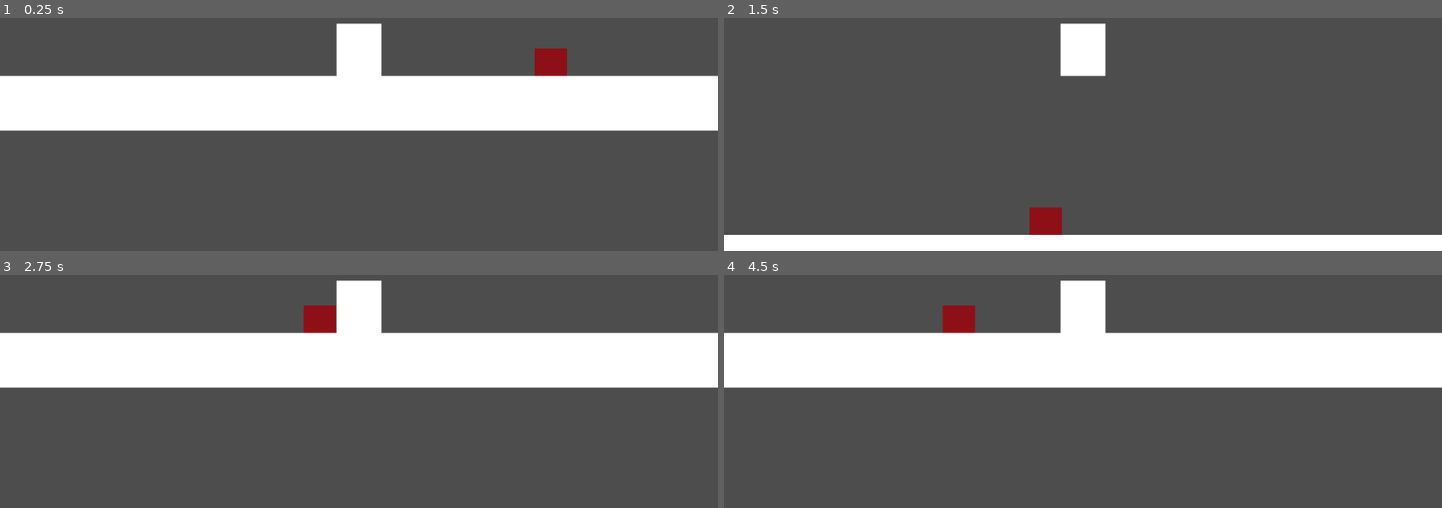
Above: before the commit, frames 1-4 (two rows, left to right).
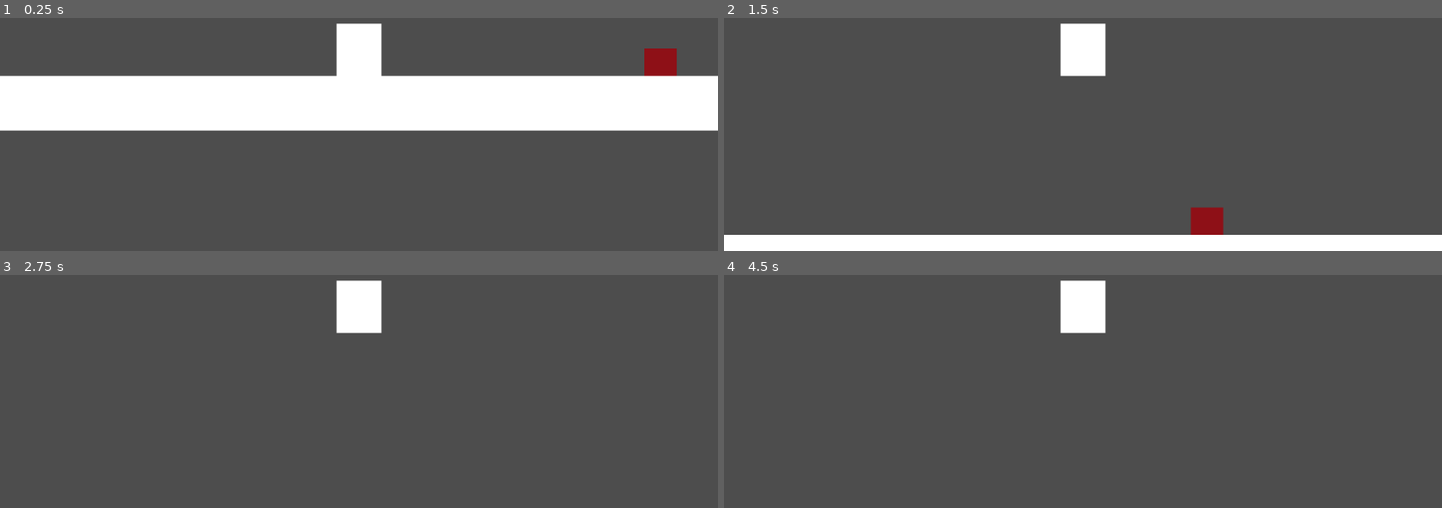
Above: after the commit, the same moments.

Repository: hstone-cell/Haden-Digitech-2026
Game: Godot game, scene res://Scenes/level.tscn
Two runs of this game, one before a commit and one after it. Both use one fixed random seed, a clock stepped at 60 frames per second and the inputs below. The project has no main scene, so this scene is started directly.
Inputs:
- Up to frame 1 (0.25 s): no input
- Up to frame 2 (1.5 s): hold Right (ui_right) from 0.53 s (still down); tap Up (ui_up) at 0.77 s
- Up to frame 3 (2.75 s): tap Up (ui_up) at 1.52 s; release Right (ui_right) at 2.03 s; hold Left (ui_left) from 2.03 s (still down)
- Up to frame 4 (4.5 s): release Left (ui_left) at 2.78 s; hold Right (ui_right) 2.78-4.28 s; tap Up (ui_up) at 3.02, 3.77 s; hold Left (ui_left) from 4.28 s (still down)

The runs differ from the first frame. In frame 1, 1.1% of the frame differs, in the area x 74-95%, y 13-25%; in frame 2, 1.1%; in frame 3, 24%; in frame 4, 24%, in the area x 0-100%, y 13-49%.

Commit message:
Enemy Tracking of Player

Diff:
--- a/no-man's-land/Scenes/enemy.tscn
+++ b/no-man's-land/Scenes/enemy.tscn
@@ -8,9 +8,8 @@
 [sub_resource type="RectangleShape2D" id="RectangleShape2D_hghv2"]
 size = Vector2(54, 46)
 
-[node name="CharacterBody2D" type="CharacterBody2D" unique_id=2146601599 node_paths=PackedStringArray("pivot") groups=["enemy"]]
+[node name="CharacterBody2D" type="CharacterBody2D" unique_id=2146601599 groups=["enemy"]]
 script = ExtResource("1_hghv2")
-pivot = NodePath("Node2D")
 
 [node name="CollisionShape2D" type="CollisionShape2D" parent="." unique_id=1810568997]
 shape = SubResource("RectangleShape2D_ne65n")
--- a/no-man's-land/Scenes/level.tscn
+++ b/no-man's-land/Scenes/level.tscn
@@ -7,10 +7,8 @@
 [sub_resource type="RectangleShape2D" id="RectangleShape2D_5xgho"]
 size = Vector2(4203, 88)
 
-[node name="Node2D" type="Node2D" unique_id=1356729191 node_paths=PackedStringArray("spawn_point")]
+[node name="Node2D" type="Node2D" unique_id=1356729191]
 script = ExtResource("1_6phgx")
-spawn_point = NodePath("Marker2D")
-enemy_scene = ExtResource("1_k5f4k")
 
 [node name="StaticBody2D" type="StaticBody2D" parent="." unique_id=1392472844]
 
@@ -30,12 +28,4 @@
 [node name="Camera2D" type="Camera2D" parent="CharacterBody2D" unique_id=688703981]
 
 [node name="CharacterBody2D2" parent="." unique_id=2146601599 instance=ExtResource("1_k5f4k")]
-position = Vector2(881, 531)
-
-[node name="Timer" type="Timer" parent="." unique_id=818320470]
-wait_time = 5.0
-autostart = true
-
-[node name="Marker2D" type="Marker2D" parent="." unique_id=265097407]
-
-[connection signal="timeout" from="Timer" to="." method="_spawn_enemy"]
+position = Vector2(1042, 510)
--- a/no-man's-land/Scripts/enemy.gd
+++ b/no-man's-land/Scripts/enemy.gd
@@ -3,14 +3,15 @@
 var speed: float = 150
 var JUMP_VELOCITY: = -500
 var gravity: float = 900
+var player: CharacterBody2D
+@export var detection_range: float = 300.0
+@export var stop_distance: float = 60.0
+@export var idle_wait_time: float = 1.5
+var direction
 
-var player: CharacterBody2D
-
-
-
-@export var pivot: Node2D
-
-var direction
+enum State { IDLE, CHASING, SETTLED }
+var state: State = State.IDLE
+var settle_timer: float = 0.0
 
 func _ready() -> void:
 	for node in get_tree().get_nodes_in_group("player"):
@@ -19,24 +20,43 @@
 
 func _physics_process(delta: float) -> void:
 
-
+	_update_enemy(delta)
 
 	if not is_on_floor():
 		velocity.y += gravity * delta
 
 	if is_on_floor():
-		if direction:
+		if direction == 1 or direction == -1:
 			velocity.x = direction * speed
-			if direction != pivot.scale.x:
-				pivot.scale.x = direction
+			if direction != scale.x:
+				scale.x = direction
 
 		else:
 			velocity.x = move_toward(velocity.x, 0, speed)
 
+	move_and_slide()
+
+
+func _update_enemy(delta):
 		var relative_position = player.global_position - global_position
-		if relative_position.x < 0:
-			direction = -1
-		else:
-			direction = 1
+		var distance = relative_position.length()
 
-	move_and_slide()
+		match state:
+			State.IDLE:
+				if distance < detection_range:
+					state = State.CHASING
+
+			State.CHASING:
+				direction = -1 if relative_position.x < 0 else 1
+
+				if distance <= stop_distance:
+					direction = 0
+					state = State.SETTLED
+					settle_timer = idle_wait_time
+			State.SETTLED:
+				direction = 0
+				settle_timer -= delta
+				if settle_timer <= 0.0 and distance > stop_distance:
+					state = State.CHASING
+				if distance >= detection_range:
+					state = State.IDLE
--- a/no-man's-land/Scripts/level.gd
+++ b/no-man's-land/Scripts/level.gd
@@ -1,11 +1 @@
 extends Node2D
-
-@export var spawn_point: Marker2D
-@export var enemy_scene: PackedScene
-
-
-
-func _spawn_enemy() -> void:
-	var enemy = enemy_scene.instantiate()
-	enemy.global_position = spawn_point.global_position
-	add_child(enemy)
